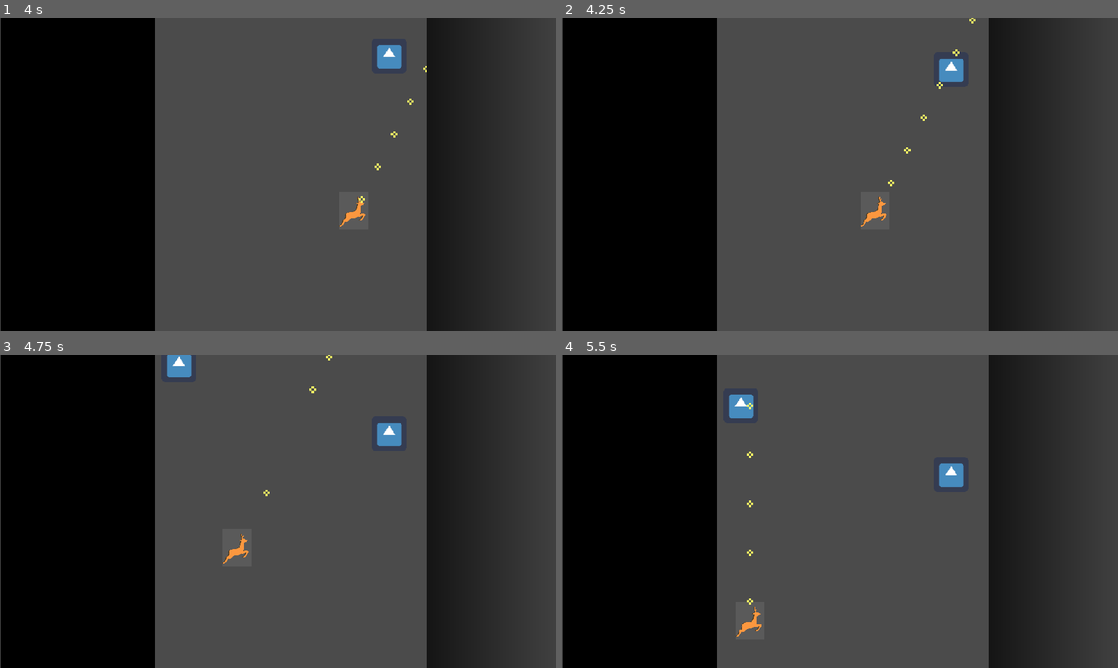
Above: before the commit, frames 1-4 (two rows, left to right).
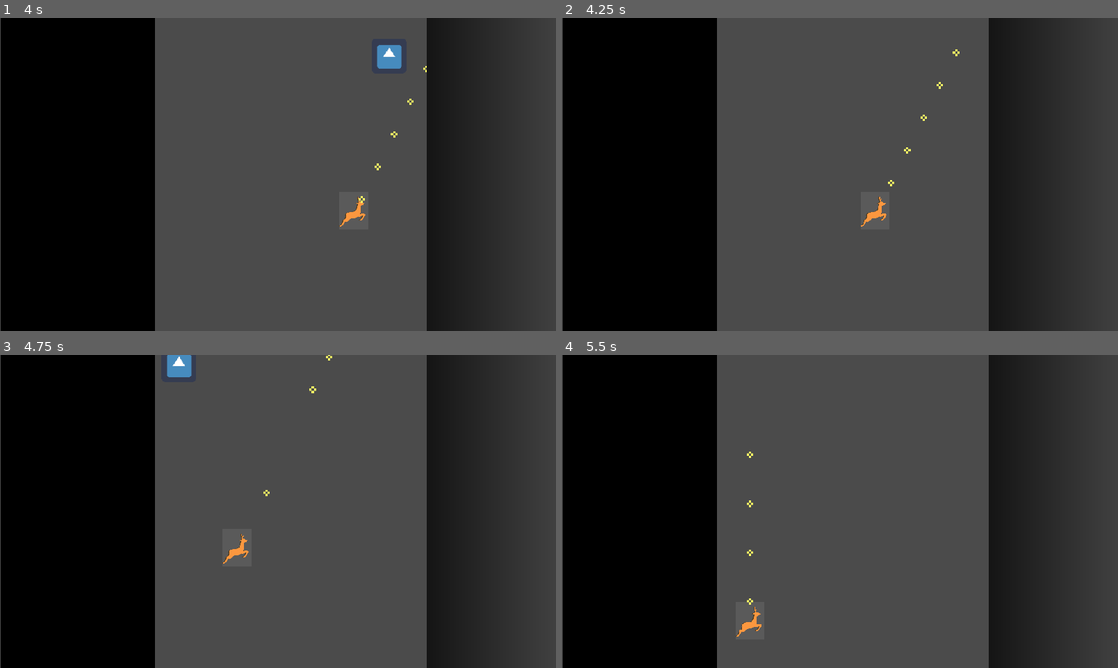
Above: after the commit, the same moments.

Repository: kyperbelt/MetalBurstPGJ
Game: Godot game, scene res://Stages/TestStage.tscn
The game is run twice, just before and just after one commit, with the same random seed, the same clock (stepped at 60 frames per second) and the same inputs. The engine's default icon, where the game draws it, is replaced by a stand-in: a white triangle on a blue panel in a dark square.
Inputs:
- Up to frame 1 (4 s): tap Enter at 0.5 s; hold D (move_right) 0.53-1.28 s; hold Space (fire) 0.53-1.28 s; hold S (move_down) 1.28-2.03 s; tap Space (fire) at 1.35, 2.3, 2.75, 2.85 s; hold D (move_right) 2.03-2.78 s; hold Shift (move_slower) 2.03-2.78 s; hold W (move_up) 2.78-3.53 s; hold A (move_left) from 3.53 s (still down); hold Space (fire) from 3.53 s (still down)
- Up to frame 2 (4.25 s): keep holding A (move_left); keep holding Space (fire)
- Up to frame 3 (4.75 s): keep holding A (move_left); release Space (fire) at 4.28 s; tap Shift (move_slower) at 4.35 s; tap Space (fire) at 4.55 s
- Up to frame 4 (5.5 s): release A (move_left) at 5.03 s; hold S (move_down) from 5.03 s (still down); hold Space (fire) from 5.03 s (still down)

Frame 1 is identical in both runs. In frame 2, 0.3% of the frame differs, in the area x 67-75%, y 0-21%; in frame 3, 0.3%; in frame 4, 0.7%, in the area x 30-73%, y 12-43%.

Commit message:
Added a BulletTest object to test non class version of Bullet and added collision
I've given up on trying to use a Custom Class and moved to a Sprite object.  This worked with collision and added collistion detection to the Enemy.

Diff:
--- /dev/null
+++ b/MetalBurstGame/Objects/BulletTest.gd
@@ -0,0 +1,40 @@
+extends Sprite
+
+
+# Declare member variables here. Examples:
+# var a = 2
+# var b = "text"
+var speed
+
+func _ready():
+	# print_tree_pretty()
+	$BulletTestArea.connect("area_entered", self, "hit")
+	# $Collisionshape2D.disabled = false
+
+func _process(delta):
+	move(delta)
+	removeWenOffScreen()
+	#print(global_position)
+
+func hit(object):
+	print("Bullet collision with " + object.name + " detected!")
+	if object.name == 'EnemyArea':
+		queue_free()
+
+func _on_PlayerBulletArea_area_entered(area):
+	print("Bullet collision with  detected!")
+
+func move(delta):
+	global_position += (Vector2(0, -300) * (2 * delta))
+	#print("Bullet position: " + String(self.global_position))
+
+func change_speed(new_speed):
+	speed = new_speed
+
+func removeWenOffScreen():
+	if global_position.y < 0:
+		queue_free()
+
+#func start(pos):
+#	position = pos
+#	$Collisionshape2D.disabled = false
--- /dev/null
+++ b/MetalBurstGame/Objects/BulletTest.tscn
@@ -0,0 +1,13 @@
+[gd_scene load_steps=3 format=2]
+
+[ext_resource path="res://Objects/BulletTest.gd" type="Script" id=1]
+
+[sub_resource type="RectangleShape2D" id=1]
+
+[node name="Sprite" type="Sprite"]
+script = ExtResource( 1 )
+
+[node name="BulletTestArea" type="Area2D" parent="."]
+
+[node name="CollisionShape2D" type="CollisionShape2D" parent="BulletTestArea"]
+shape = SubResource( 1 )
--- a/MetalBurstGame/Objects/Enemy.tscn
+++ b/MetalBurstGame/Objects/Enemy.tscn
@@ -12,7 +12,7 @@
 [node name="Sprite" type="Sprite" parent="."]
 texture = ExtResource( 1 )
 
-[node name="CollisionArea" type="Area2D" parent="."]
+[node name="EnemyArea" type="Area2D" parent="."]
 
-[node name="CollisionShape2D" type="CollisionShape2D" parent="CollisionArea"]
+[node name="CollisionShape2D" type="CollisionShape2D" parent="EnemyArea"]
 shape = SubResource( 1 )
--- a/MetalBurstGame/Objects/Player.gd
+++ b/MetalBurstGame/Objects/Player.gd
@@ -1,4 +1,6 @@
 extends Node2D
+
+const BULLET_TEST = preload("res://Objects/BulletTest.tscn")
 
 const RELOAD_TIME = 0.1
 
@@ -14,17 +16,6 @@
 var shot_timer = 0
 var cooldown = 0.2
 var firing = false
-
-class PlayerBullet extends "Projectile.gd".Projectile:
-	func _init(_pos, _speed, _direction).(position, speed, direction):
-		pass
-
-	func _ready():
-		set_texture(Globals.player_bullet_image)
-
-	func _process(_delta):
-		pass
-
 
 # Called when the node enters the scene tree for the first time.
 func _ready():
@@ -68,6 +59,7 @@
 
 #collision has started with something
 func on_collision_start(area):
+	print_tree_pretty()
 	var node = area.get_parent()
 	print("collision with "+node.name+" detected!")
 
@@ -77,10 +69,10 @@
 
 func shoot():
 	if reloading <= 0.0:
-		#parent.get_node("sfx_player").play("shoot")
-		var bullet = PlayerBullet.new(position + Vector2(0, -41), 1000, Vector2(0, -1))
+		var bullet = BULLET_TEST.instance()
+		bullet.set_texture(Globals.player_bullet_image)
 		bullet.global_position = global_position
-		bullet.change_speed(speed)
+		#bullet.change_speed(speed)
 		parent.add_child(bullet)
 		shot_timer = cooldown
 		reloading = RELOAD_TIME
--- a/MetalBurstGame/Objects/Player.tscn
+++ b/MetalBurstGame/Objects/Player.tscn
@@ -13,9 +13,9 @@
 scale = Vector2( 0.27557, 0.294843 )
 texture = ExtResource( 2 )
 
-[node name="CollisionArea" type="Area2D" parent="."]
+[node name="PlayerCollisionArea" type="Area2D" parent="."]
 input_pickable = false
 
-[node name="CollisionShape2D" type="CollisionShape2D" parent="CollisionArea"]
+[node name="CollisionShape2D" type="CollisionShape2D" parent="PlayerCollisionArea"]
 shape = SubResource( 1 )
-[connection signal="area_entered" from="CollisionArea" to="." method="on_collision_start"]
+[connection signal="area_entered" from="PlayerCollisionArea" to="." method="on_collision_start"]
--- a/MetalBurstGame/Objects/Projectile.gd
+++ b/MetalBurstGame/Objects/Projectile.gd
@@ -1,6 +1,6 @@
 extends Node2D
 
-class Projectile extends Sprite:
+class MBProjectile extends Sprite:
 	var state = 1
 	var use_default_image = true
 	var pos
@@ -16,6 +16,9 @@
 
 	func _ready():
 		self.parent = get_parent()
+		#$PlayerBulletArea.connect("area_entered", self, "hit")
+		#var node = get_node("Projectile/PlayerBulletArea")
+		#node.connect("area_entered", self, "hit")
 		self.set_process(true)
 
 	func _process(delta):
@@ -26,8 +29,7 @@
 
 	func move(delta):
 		self.global_position += (Vector2(0, -300) * (2 * delta))
-		#self.pos += (Vector2(0, -300) * (2 * delta))
-		#self.set_position(self.pos)
+		#print("Bullet position: " + String(self.global_position))
 
 	func change_speed(new_speed):
 		self.speed = new_speed
@@ -36,3 +38,33 @@
 		if self.global_position.y < 0:
 		# if self.pos.y < 0:
 			queue_free()
+
+
+		#collision has started with something
+
+#func start(pos):
+#	print("Projectile start")
+#	position = pos
+#	$Collisionshape2D.disabled = false
+
+func _ready():
+	# print_tree_pretty()
+	$PlayerBulletArea.connect("area_entered", self, "hit")
+	#$Collisionshape2D.disabled = false
+
+func hit(object):
+	print("Bullet collision with " + object.name + " etected!")
+	if object.name == 'EnemyArea':
+		queue_free()
+
+func _on_PlayerBulletArea_area_entered(area):
+	# pass # Replace with function body.
+	#var node = get_node("Projectile/PlayerBulletArea")
+	##var node = area.get_parent()
+	##node.connect("area_entered", self, "hit")
+	#print("Bullet collision with "+node.name+" detected!")
+	print("Bullet collision with  detected!")
+func start(pos):
+	print("Bullet position: " + pos)
+	position = pos
+	$Collisionshape2D.disabled = false
--- a/MetalBurstGame/Objects/Projectile.tscn
+++ b/MetalBurstGame/Objects/Projectile.tscn
@@ -1,6 +1,19 @@
-[gd_scene load_steps=2 format=2]
+[gd_scene load_steps=3 format=2]
 
 [ext_resource path="res://Objects/Projectile.gd" type="Script" id=1]
 
+[sub_resource type="RectangleShape2D" id=1]
+extents = Vector2( 37, 45 )
+
 [node name="Projectile" type="Node2D"]
 script = ExtResource( 1 )
+
+[node name="PlayerBullet" type="Sprite" parent="."]
+
+[node name="PlayerBulletArea" type="Area2D" parent="."]
+
+[node name="CollisionShape2D" type="CollisionShape2D" parent="PlayerBulletArea"]
+scale = Vector2( 1, 1.01538 )
+z_as_relative = false
+shape = SubResource( 1 )
+[connection signal="area_entered" from="PlayerBulletArea" to="." method="_on_PlayerBulletArea_area_entered"]
--- a/MetalBurstGame/Objects/SimpleEnemyAi.gd
+++ b/MetalBurstGame/Objects/SimpleEnemyAi.gd
@@ -7,6 +7,12 @@
 
 func _ready():
 	set_process(true)
+	$EnemyArea.connect("area_entered", self, "hit")
 
 func _process(delta):
 	translate(Vector2(0,speed * delta))
+
+func hit(object):
+	print("Bullet collision with " + object.name + " detected!")
+	if object.name == 'BulletTestArea' || object.name == 'PlayerCollisionArea':
+		queue_free()
--- a/MetalBurstGame/systems/Engine.tscn
+++ b/MetalBurstGame/systems/Engine.tscn
@@ -1,7 +1,9 @@
-[gd_scene load_steps=3 format=2]
+[gd_scene load_steps=5 format=2]
 
 [ext_resource path="res://systems/Engine.gd" type="Script" id=1]
 [ext_resource path="res://Objects/Player.tscn" type="PackedScene" id=2]
+[ext_resource path="res://Objects/BulletTest.tscn" type="PackedScene" id=3]
+[ext_resource path="res://Objects/BulletTest.gd" type="Script" id=4]
 
 [node name="Engine" type="Node"]
 script = ExtResource( 1 )
@@ -11,7 +13,11 @@
 [node name="PlayerLayer" type="Node" parent="."]
 
 [node name="Player" parent="PlayerLayer" instance=ExtResource( 2 )]
+speed = 300.0
 
 [node name="EffectLayer" type="Node" parent="."]
 
 [node name="BulletLayer" type="Node" parent="."]
+
+[node name="Sprite" parent="BulletLayer" instance=ExtResource( 3 )]
+script = ExtResource( 4 )
